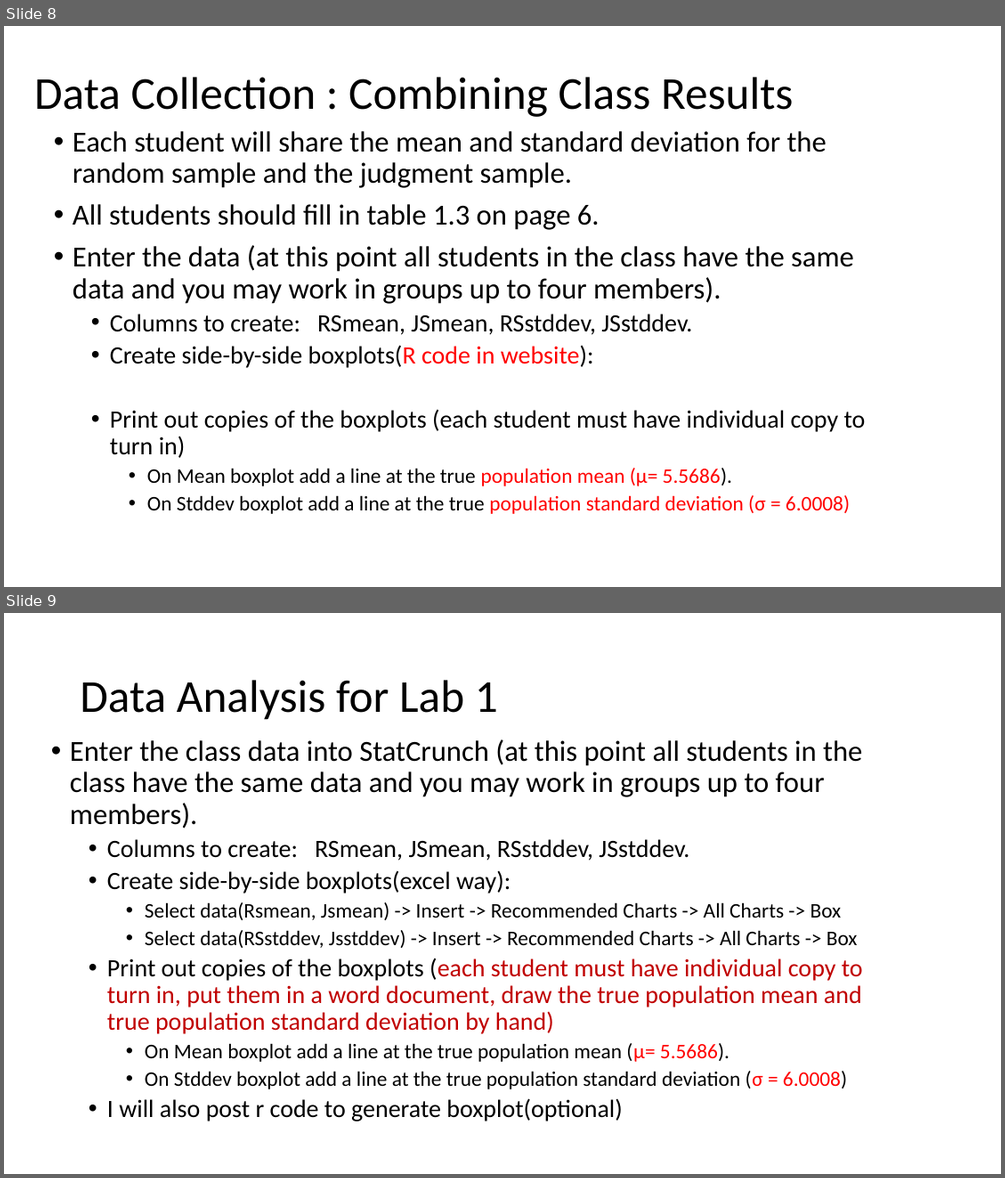
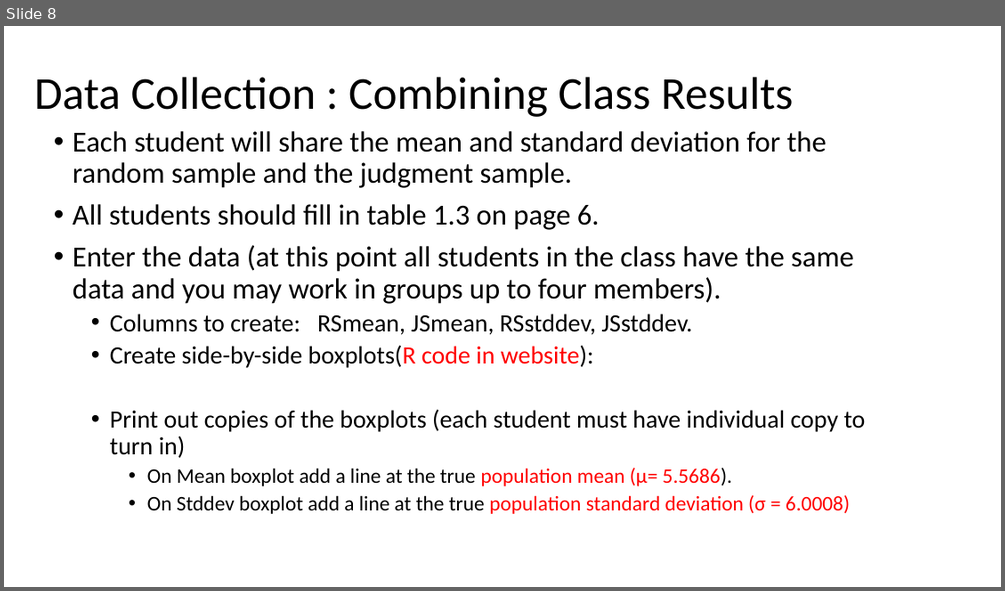
Before and after one commit to Shanlearning/Stat-201-teaching, a slide deck: Lab1/Lab 1.pptx. Shown one above the other, each under a label of ours: slides 8 and 9 before the commit, slide 8 after it. The pictures are 1005x1178 and 1005x591 pixels, drawn with LibreOffice and Linux fonts; fonts in the diff are those of the drawing. Boxes give left, top, right and bottom in pixels: in the first picture for what was removed or moved away, otherwise in the second. Text is boxed around its words. In the diff, an @@ line names an element or a change of style, - is before the commit and + after.

```diff
--- a/Lab1/Lab 1.pptx
+++ b/Lab1/Lab 1.pptx
@@ slide 9 removed at <box>4,613,1001,1174</box>, background #CCE8CF @@
@@ title removed at <box>80,680,498,720</box> @@
-Data Analysis for Lab 1
@@ text removed at <box>70,739,863,1121</box> @@
-• Enter the class data into StatCrunch (at this point all students in the class have the same data and you may work in groups up to four members).
-  • Columns to create: RSmean, JSmean, RSstddev, JSstddev.
-  • Create side-by-side boxplots(excel way):
-    • Select data(Rsmean, Jsmean) -> Insert -> Recommended Charts -> All Charts -> Box
-    • Select data(RSstddev, Jsstddev) -> Insert -> Recommended Charts -> All Charts -> Box
-  • Print out copies of the boxplots (each student must have individual copy to turn in, put them in a word document, draw the true population mean and true population standard deviation by hand)
-    • On Mean boxplot add a line at the true population mean (µ= 5.5686).
-    • On Stddev boxplot add a line at the true population standard deviation (σ = 6.0008)
-  • I will also post r code to generate boxplot(optional)
```
Also in this commit, not shown: 8 other slides changed, 3 other files.
